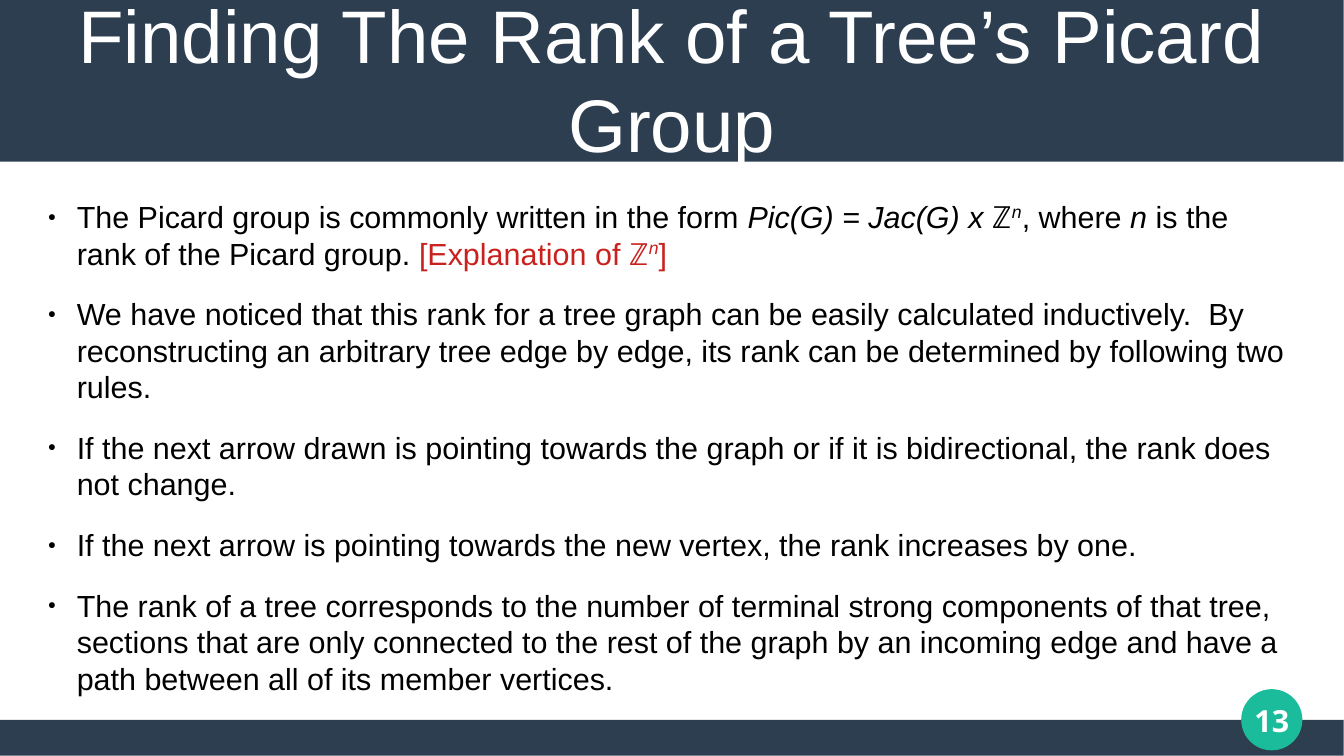
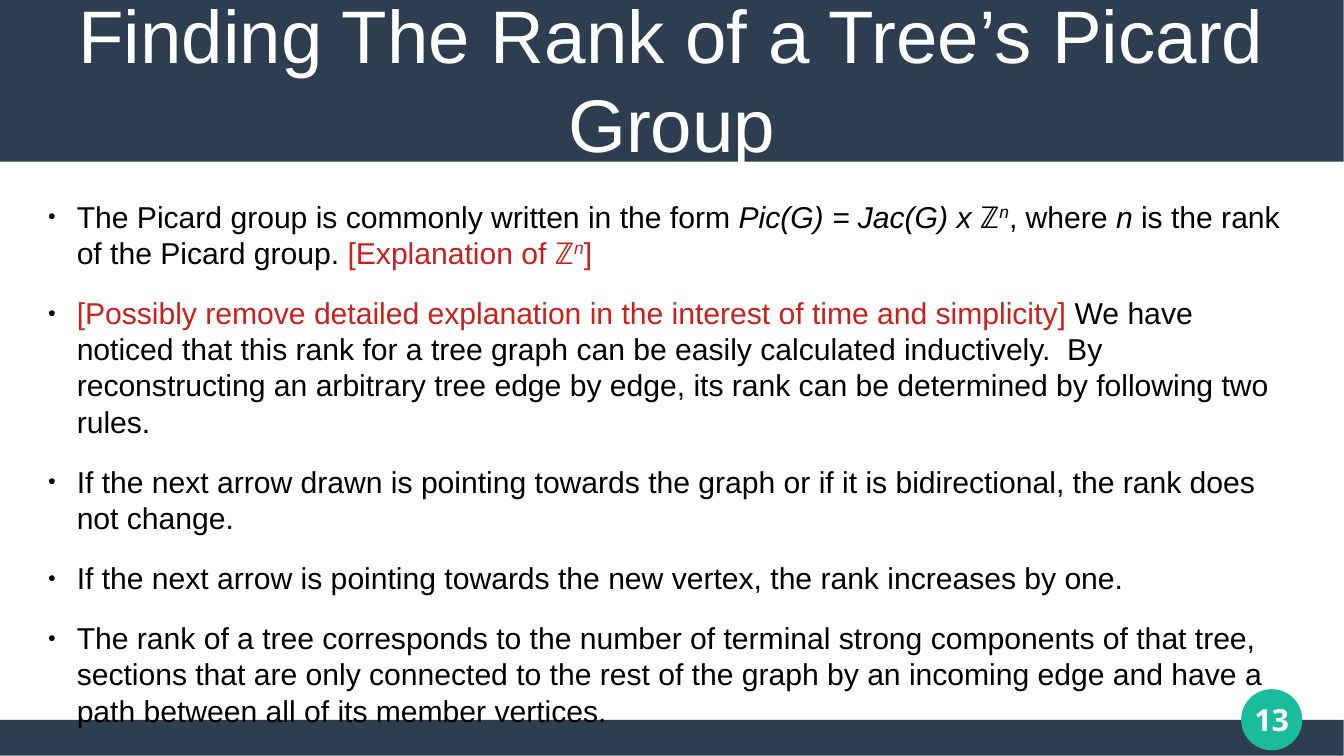
Before and after one commit to matthew-pisano/ChipFiring, a slide deck: slide 13 of Docs/SUREPresentation.pptx. Drawn at 1344x756 pixels with LibreOffice and Linux fonts; fonts in the diff are those of the drawing. Boxes give left, top, right and bottom in pixels: in the first picture for what was removed or moved away, otherwise in the second. Text is boxed around its words. In the diff, an @@ line names an element or a change of style, - is before the commit and + after.

```diff
--- a/Docs/SUREPresentation.pptx
+++ b/Docs/SUREPresentation.pptx
@@ text at [77, 206, 1280, 692]: size 18 to 17.8 pt in "The Picard group is commonly written in ...", "If the next arrow drawn is pointing ...", "If the next arrow is pointing towards ...", "The rank of a tree corresponds to ..." @@
@@ text at [77, 302, 1269, 434]: text changed; size 18 to 17.8 pt @@
-● We have noticed that this rank for a tree graph can be easily calculated inductively. By reconstructing an arbitrary tree edge by edge, its rank can be determined by following two rules.
+● [Possibly remove detailed explanation in the interest of time and simplicity] We have noticed that this rank for a tree graph can be easily calculated inductively. By reconstructing an arbitrary tree edge by edge, its rank can be determined by following two rules.
```
Also in this commit, not shown: 6 other slides changed, 7 other files.
